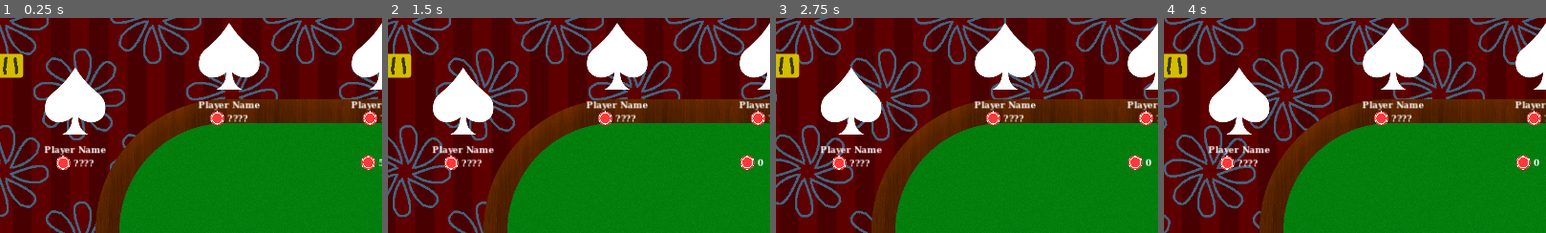
Above: before the commit, frames 1-4 (left to right).
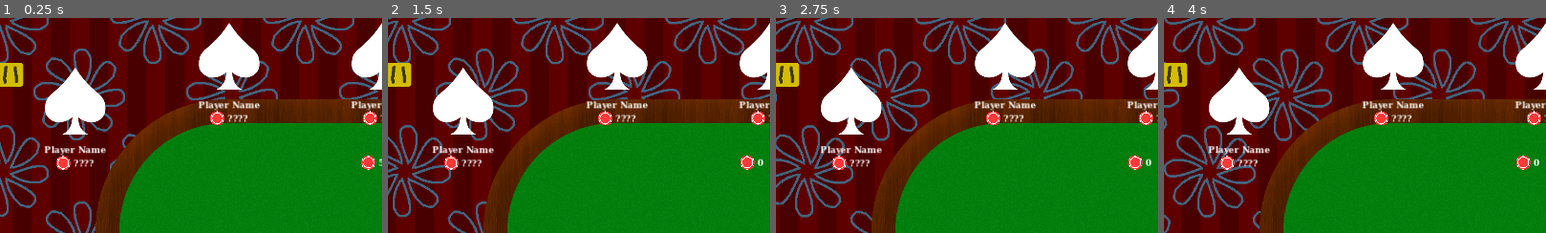
Above: after the commit, the same moments.

Repository: rwilson02/Poker-Party
Game: Godot game, scene res://scenes/Gameplay.tscn
The game is run twice, just before and just after one commit, with the same random seed, the same clock (stepped at 60 frames per second) and the same inputs. This scene is started directly instead of the project's main scene. Sound files missing from this copy of the repository are replaced by a short silence.
Inputs:
- Up to frame 1 (0.25 s): no input
- Up to frame 2 (1.5 s): tap Enter (send_message) at 0.5 s; hold Up (ui_up) 0.53-1.28 s; hold N (fold) 0.53-1.28 s; hold Down (ui_down) from 1.28 s (still down); tap B (bet_raise) at 1.35 s
- Up to frame 3 (2.75 s): tap N (fold) at 1.55, 2.3 s; release Down (ui_down) at 2.03 s; hold Up (ui_up) from 2.03 s (still down); hold V (check_call) from 2.03 s (still down)
- Up to frame 4 (4 s): release V (check_call) at 2.78 s; tap N (fold) at 2.85, 3.8 s; release Up (ui_up) at 3.53 s; hold Down (ui_down) from 3.53 s (still down); hold Enter (send_message) from 3.53 s (still down)
The pictures show only the part of the screen within x 0-50%, y 0-50%; the shares and areas given below are measured in that part.

The runs differ from the first frame. In frame 1, 0.7% of the frame differs, in the area x 0-7%, y 16-32%; in frame 2, 0.7%; in frame 3, 0.7%; in frame 4, 0.7%.
Error in both runs: Invalid access to property or key 'settings_changed' on a base object of type 'null instance'. (res://scripts/gameplay/gameplay_music.gd:18)

Commit message:
tier up rule change icons

Diff:
--- a/scenes/Gameplay.tscn
+++ b/scenes/Gameplay.tscn
@@ -16,6 +16,7 @@
 [ext_resource type="Script" path="res://scripts/ui/menu_manager.gd" id="6_jl3ny"]
 [ext_resource type="AudioStream" uid="uid://b63l3kd6711y2" path="res://audio/sfx/chips shuffle.mp3" id="6_oplt0"]
 [ext_resource type="Script" path="res://scripts/ui/chat.gd" id="9_nl5ow"]
+[ext_resource type="StyleBox" uid="uid://bwa11cbuhe8wh" path="res://theming/gold_panel.tres" id="10_emsat"]
 [ext_resource type="FontFile" uid="uid://15waa33347nr" path="res://theming/DejaVuSerifCondensed-Bold.ttf" id="10_jh3m0"]
 [ext_resource type="Texture2D" uid="uid://dafgvxe851s1m" path="res://textures/double-arrow.png" id="11_bwsl0"]
 [ext_resource type="PackedScene" uid="uid://ct2nwwuqvympr" path="res://scenes/ui/pause_menu.tscn" id="12_d8vuc"]
@@ -235,20 +236,28 @@
 bbcode_enabled = true
 text = "[center][img=24]res://textures/ico_chips.png[/img] 5000[/center]"
 
-[node name="ChangeIcons" type="HBoxContainer" parent="Display"]
-offset_left = 30.0
-offset_top = 30.0
-offset_right = 70.0
+[node name="ChangePanel" type="PanelContainer" parent="Display"]
+visible = false
+custom_minimum_size = Vector2(0, 40)
+offset_left = -5.0
+offset_top = 20.0
+offset_right = 45.0
 offset_bottom = 70.0
+theme_override_styles/panel = ExtResource("10_emsat")
+
+[node name="ChangeIcons" type="HBoxContainer" parent="Display/ChangePanel"]
+custom_minimum_size = Vector2(0, 40)
+layout_mode = 2
+alignment = 2
 
 [node name="ShowdownPanel" type="Panel" parent="Display"]
 anchors_preset = 1
 anchor_left = 1.0
 anchor_right = 1.0
 offset_left = 57.0
-offset_top = 60.0
+offset_top = 75.0
 offset_right = 357.0
-offset_bottom = 460.0
+offset_bottom = 475.0
 grow_horizontal = 0
 theme = ExtResource("6_b6hf0")
 theme_override_styles/panel = SubResource("StyleBoxFlat_viyi8")
@@ -515,9 +524,9 @@
 
 [node name="Pause" parent="Menus" instance=ExtResource("12_d8vuc")]
 offset_left = -300.0
-offset_top = -300.0
+offset_top = -285.0
 offset_right = 0.0
-offset_bottom = 100.0
+offset_bottom = 115.0
 theme_override_styles/panel = SubResource("StyleBoxFlat_rybn0")
 
 [node name="Jukebox" type="Node" parent="."]
--- a/scenes/ui/rule_change_menu.tscn
+++ b/scenes/ui/rule_change_menu.tscn
@@ -39,7 +39,7 @@
 [node name="Description" type="RichTextLabel" parent="HBoxContainer/Option1"]
 layout_mode = 2
 bbcode_enabled = true
-text = "[font_size=20][center][wave]Who knows what this option will do?[/wave][/center]"
+text = "[center][font_size=20][wave]Who knows what this option will do?[/wave]"
 fit_content = true
 autowrap_mode = 2
 
@@ -70,7 +70,7 @@
 [node name="Description" type="RichTextLabel" parent="HBoxContainer/Option2"]
 layout_mode = 2
 bbcode_enabled = true
-text = "[font_size=20][center][wave]Who knows what this option will do?[/wave][/center]"
+text = "[center][font_size=20][wave]Who knows what this option will do?[/wave]"
 fit_content = true
 autowrap_mode = 2
 
--- a/scripts/gameplay/gameplay_display.gd
+++ b/scripts/gameplay/gameplay_display.gd
@@ -4,7 +4,7 @@
 @onready var wager_text = $Scorebug/WagerText
 @onready var hole_card_holder = $Scorebug/ClipMask/HoleCards
 @onready var comm_card_holder = $CommCards
-@onready var change_icons = $ChangeIcons
+@onready var change_icons = $ChangePanel/ChangeIcons
 @onready var showdown_panel = $ShowdownPanel
 @onready var chip_zoom = $ChipZoom
 @onready var chat = $Chat
@@ -20,6 +20,7 @@
 
 var JUKEBOX
 var host_timer
+var redo_change_icons = false
 
 func _ready():
 	if(multiplayer.get_unique_id() == 1):
@@ -29,6 +30,10 @@
 		add_child(host_timer)
 		host_timer.start($MultiplayerSynchronizer.replication_interval)
 
+		Netgame.state_updated.connect(func():
+			redo_change_icons = true
+		)
+
 func update_display():
 	# Handle scorebug
 	adjust_scorebug()
@@ -39,8 +44,8 @@
 	# Handle community and hole cards
 	adjust_cards()
 	adjust_comm_holder()
-	if change_icons.get_child_count() != Rules.RULES.CURRENT_CHANGES.size():
-		adjust_change_icons()
+	if redo_change_icons:
+		adjust_change_icons.rpc()
 
 func adjust_scorebug():
 	hud_text.text = "[center]%s\n%s[/center]" % [Netgame.me().name, CHIP_TEMPLATE % Netgame.me().chips]
@@ -90,19 +95,42 @@
 @rpc("call_local", "authority", "reliable")
 func adjust_change_icons():
 	const ICON_TEMPLATE = "res://textures/rule_changes/%s.png"
-	var CHANGE_DESCS = Rules.get_changes()
-	var CHANGES = Rules.RULES.CURRENT_CHANGES
+	var CHANGE_DESCS: Dictionary = {}
+	var CHANGES: Dictionary = {}
+
+	var curr = Rules.RULES.CURRENT_CHANGES
+	var descs = Rules.get_changes()
+	for idx in curr.size():
+		var change = curr[idx]
+		CHANGES[change] = CHANGES[change] + 1 if CHANGES.has(change) else 1
+		CHANGE_DESCS[change] = descs[idx]
+
+	$ChangePanel.visible = curr.size() != 0
 
 	for child in change_icons.get_children():
 		child.free()
-	for idx in CHANGES.size():
+	if curr.size() == 0: return
+	for idx in CHANGES.keys():
 		var icon = TextureRect.new()
 		icon.custom_minimum_size = Vector2.ONE * ICON_SIZE
-		icon.expand_mode = TextureRect.EXPAND_IGNORE_SIZE
-		icon.texture = load(ICON_TEMPLATE % CHANGES[idx])
-		icon.self_modulate = Color.INDIAN_RED if "DOWN" in CHANGES[idx] else Color.GREEN_YELLOW
+		icon.expand_mode = TextureRect.EXPAND_FIT_HEIGHT
+		icon.texture = load(ICON_TEMPLATE % idx)
+		icon.self_modulate = Color.INDIAN_RED if "DOWN" in idx else Color.GREEN_YELLOW
 		icon.tooltip_text = CHANGE_DESCS[idx]
 		change_icons.add_child(icon)
+
+		if CHANGES[idx] > 1:
+			# Add appropriate badge
+			var path = "res://textures/rule_changes/change_x%d.png" % CHANGES[idx]
+			var badge = TextureRect.new()
+			badge.mouse_filter = Control.MOUSE_FILTER_IGNORE
+			badge.expand_mode = TextureRect.EXPAND_IGNORE_SIZE
+			badge.texture = load(path)
+			badge.size = icon.size
+			badge.self_modulate = Color.GOLDENROD
+			icon.add_child(badge)
+
+	redo_change_icons = false
 
 func determine_card(flavor: String, holder: Node, id: int):
 	var known_cards
--- a/scripts/gameplay/gameplay_main.gd
+++ b/scripts/gameplay/gameplay_main.gd
@@ -97,7 +97,7 @@
 		# Also remove player cards because we're going to the next round
 		for id in Netgame.game_state.active_players:
 			Netgame.players[id].cards.clear()
-			if Netgame.players[id].chips <= 0:
+			if Netgame.players[id].chips <= 0 and (id not in Netgame.game_state.losers):
 				Netgame.game_state.losers.append(id)
 		clear_losers()
 
--- a/scripts/netgame.gd
+++ b/scripts/netgame.gd
@@ -79,8 +79,8 @@
 func _on_player_disconnected(id):
 	if id in players:
 		if game_state.active_players.size() > 0:
-			game_state.losers.append(id)
-			game_state.folded_players.append(id)
+			if id not in game_state.losers: game_state.losers.append(id)
+			if id not in game_state.folded_players: game_state.folded_players.append(id)
 			game_state.pot += players[id].chips
 			players[id].chips = 0
 		else:
--- a/scripts/rules.gd
+++ b/scripts/rules.gd
@@ -187,7 +187,7 @@
 				value *= 15
 				dependent = true
 			"SPEED":
-				template = "You only have %d seconds to decide."
+				template = "You only have %d seconds to make a decision."
 				value = 40 - (10 * value)
 				dependent = true
 			_:
--- a/scripts/ui/rule_changer.gd
+++ b/scripts/ui/rule_changer.gd
@@ -13,7 +13,7 @@
 # Other constants
 const CHANGE_INFO_PATH = "res://rules/change_info.txt"
 const CHANGE_ICON_TEMPLATE = "res://textures/rule_changes/%s.png"
-const TEXT_TEMPLATE = "[font_size=20][center]%s[/center][/font_size]"
+const TEXT_TEMPLATE = "[center][font_size=20]%s[/font_size]"
 
 # Types of rule changes
 enum CHANGES {
@@ -136,6 +136,7 @@
 	for i in both_options.size():
 		var raw_info = RuleChanger.get_option_information(both_options[i])
 		var info = RuleChanger.get_info_dict(raw_info)
+		var has_counter = int(both_options[i].ends_with("UP")) - int(both_options[i].ends_with("DOWN"))
 
 		var option_box: Node = option_container.get_child(i)
 		option_box.get_node("Title").text = TEXT_TEMPLATE % info.TITLE
@@ -143,6 +144,14 @@
 
 		option_box.get_node("Description").text = TEXT_TEMPLATE % (info.DESC % info.VALUE) \
 			if info.FORMATTED else TEXT_TEMPLATE % info.DESC
+		if has_counter != 0:
+			var repeal_template = "\n[font_size=12](Reverses [b]%s[/b])[/font_size]"
+			var counter_change = both_options[i].left(-2) + "DOWN"\
+				if has_counter > 0 else both_options[i].left(-4) + "UP"
+
+			if counter_change in Rules.RULES.CURRENT_CHANGES:
+				option_box.get_node("Description").text += repeal_template % \
+					RuleChanger.get_option_information(counter_change)[3]
 
 		var option_button = option_box.get_node("Select")
 		option_button.disabled = false
Not shown: 1 places in scenes/Gameplay.tscn that only renumber resources
Binary file added: textures/rule_changes/change_x2.png
Not shown, added: textures/rule_changes/change_x2.png.import
Binary file added: textures/rule_changes/change_x3.png
Not shown, added: textures/rule_changes/change_x3.png.import
